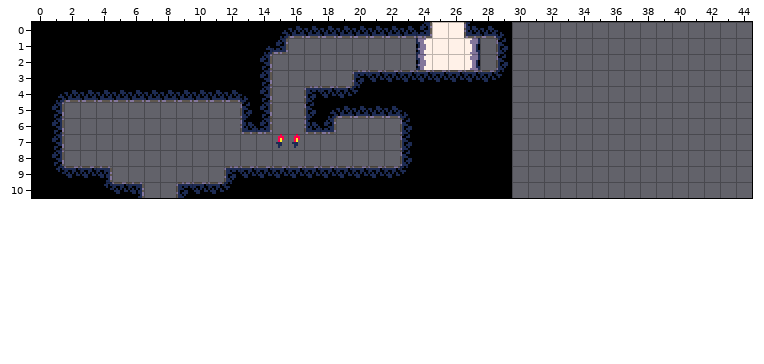
One commit to this Tiled map: assets/tiled/maps/b04.tmx. The first picture shows the starting point.
Cells are 8x8 px. Shown: x 0..44, y 0..10. The old version is drawn lined up with the new one.
And afterwards:
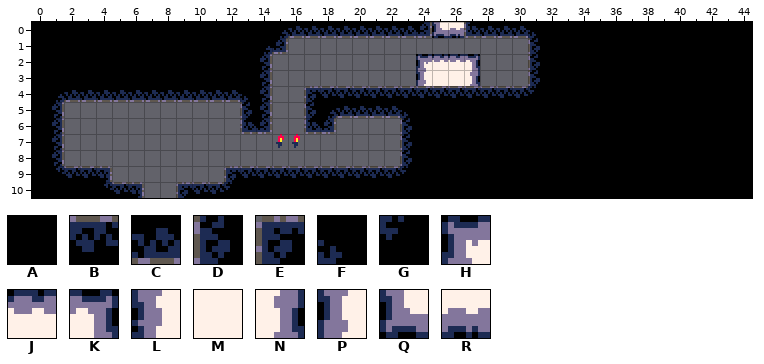
Key: from "tileset": A 0, B 1, C 1 turned 180, D 1 turned 270, E 2 turned 270, F 3 turned 180, G 3 turned 270, H 18 "heat", J 19 "heat", K 20 "heat", L 34 "heat", M 35 "heat", N 36 "heat", P 36 turned 180 "heat", Q 50 "heat", R 51 "heat".
_ is an empty cell.
Difference:
map size 30x11 -> 45x11 cells
Layer "Tiles":
The author put tile A in rows 0 to 4 at x 32 to 44; in rows 5 to 10 at x 30 to 44.
Tile A becomes tile B in row 4 at x 21 to 29.
Tile G becomes tile B in row 4 at x 20.
The author put tile B in row 4 at x 30.
Tile F becomes tile C in row 0 at x 29.
The author put tile C in row 0 at x 30.
The author put tile D in rows 1 to 3 at x 31.
The author put tile F in row 0 at x 31.
The author put tile G in row 4 at x 31.
Tile L becomes tile H in row 2 at x 24.
Tile M becomes tile J in row 2 at x 25 to 26.
Tile N becomes tile K in row 2 at x 27.
Tile B becomes tile M in row 3 at x 25 to 26.
Tile B becomes tile N in row 3 at x 27.
Tile B becomes tile P in row 3 at x 24.
Tile M becomes tile Q in row 0 at x 25.
Tile M becomes tile R in row 0 at x 26.
Tile B is removed in row 3 at x 21 to 23 and 28.
Tile D is removed in rows 1 to 2 at x 29.
Tile E is removed in row 3 at x 20.
Tile G is removed in row 3 at x 29.
Tile L is removed in row 1 at x 24.
Tile M is removed in row 1 at x 25 to 26.
Tile N is removed in row 1 at x 27.
Changed places in both pictures, as pixel boxes (x1, y1, x2, y2):
changed: (352, 22, 752, 198)
